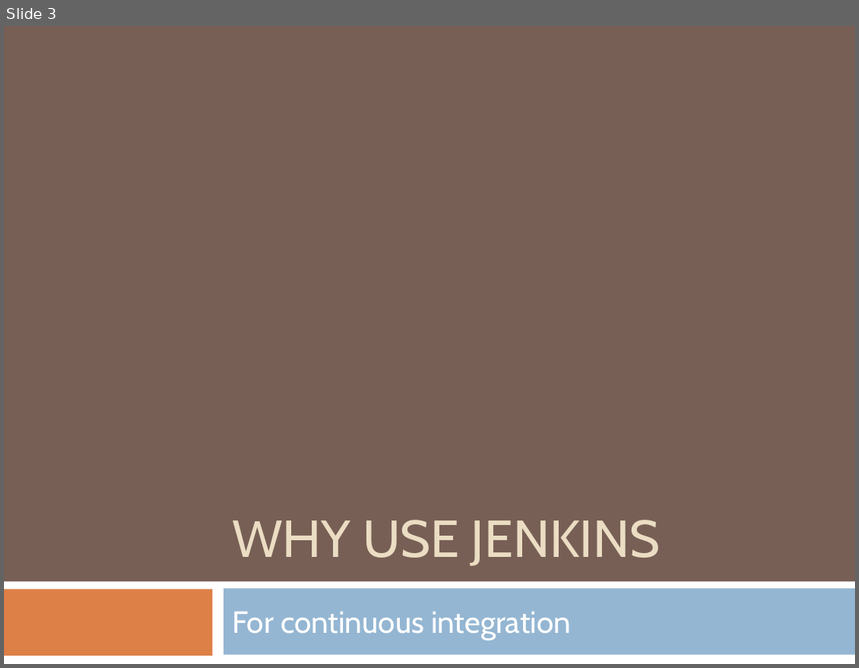
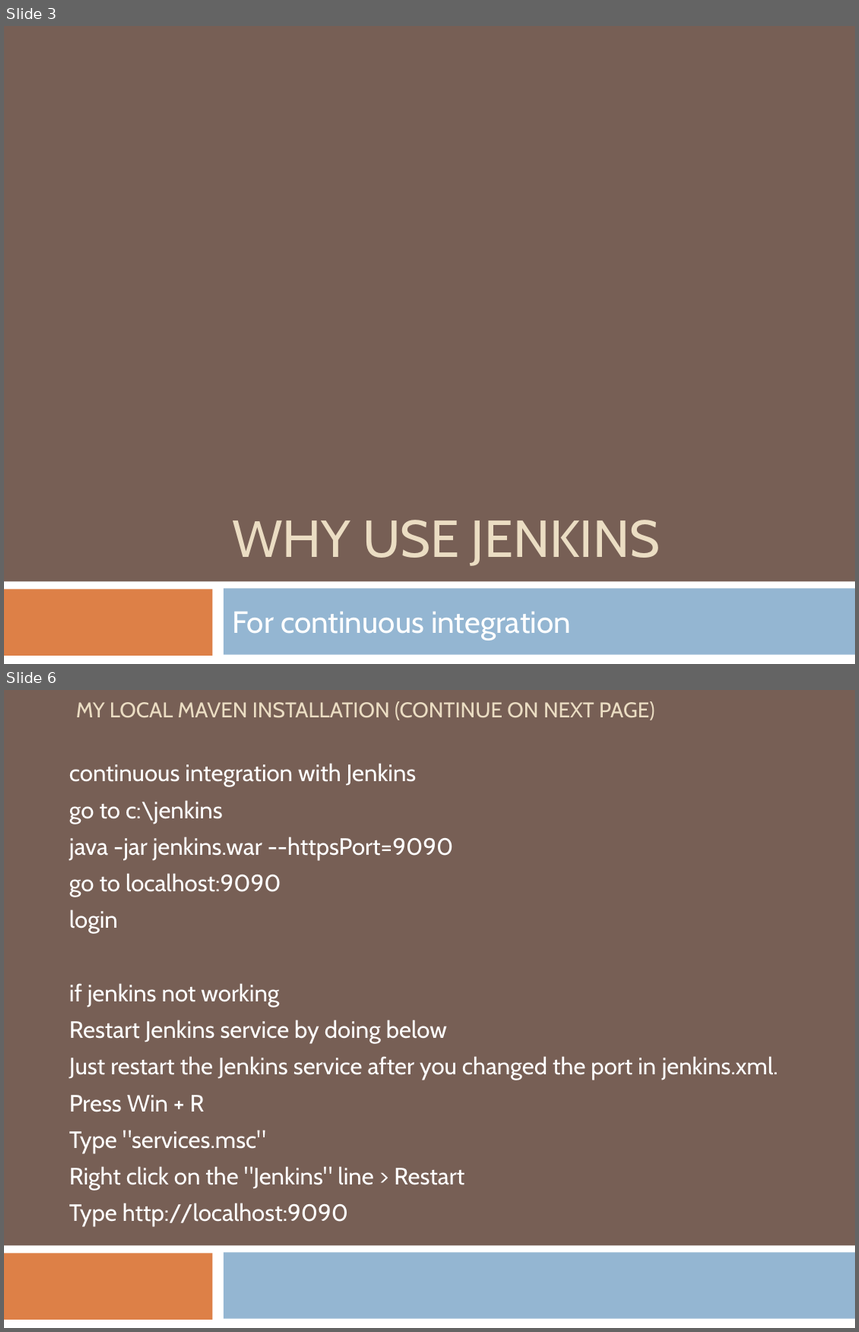
Before and after one commit to githubsebkun/Software-Interview-Questions, a slide deck: Jenkins.pptx. Shown one above the other, each under a label of ours: slide 3 before the commit, slides 3 and 6 after it; the slides between them are not shown. The pictures are 859x668 and 859x1332 pixels, drawn with LibreOffice and Linux fonts; fonts in the diff are those of the drawing. Boxes give left, top, right and bottom in pixels: in the first picture for what was removed or moved away, otherwise in the second. Text is boxed around its words. In the diff, an @@ line names an element or a change of style, - is before the commit and + after.

```diff
--- a/Jenkins.pptx
+++ b/Jenkins.pptx
@@ slide 6 added at (4, 690, 855, 1328), background #775F55; not listed: 3 template elements that a slide beside it also shows @@
@@ title added at (76, 701, 655, 720), 18 pt, text #EBDDC3 @@
+MY LOCAL MAVEN INSTALLATION (CONTINUE ON NEXT PAGE)
@@ subtitle added at (69, 763, 778, 1227), 20 pt, text #FFFFFF @@
+continuous integration with Jenkins
+go to c:\jenkins
+java -jar jenkins.war --httpsPort=9090
+go to localhost:9090
+login
+if jenkins not working
+Restart Jenkins service by doing below
+Just restart the Jenkins service after you changed the port in jenkins.xml.
+Press Win + R
+Type "services.msc"
+Right click on the "Jenkins" line > Restart
+Type http://localhost:9090
```
Also in this commit, not shown: 9 other slides added, 10 other files.
